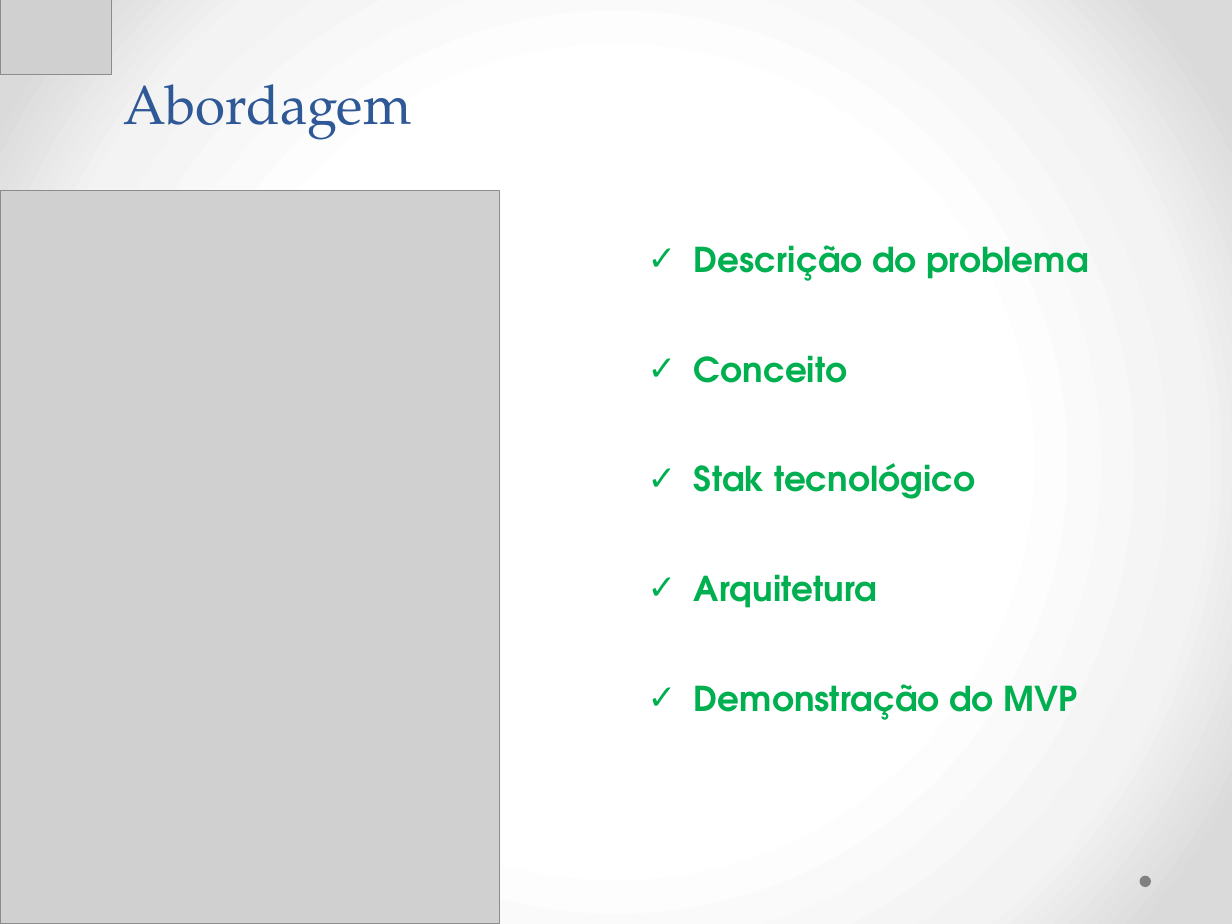
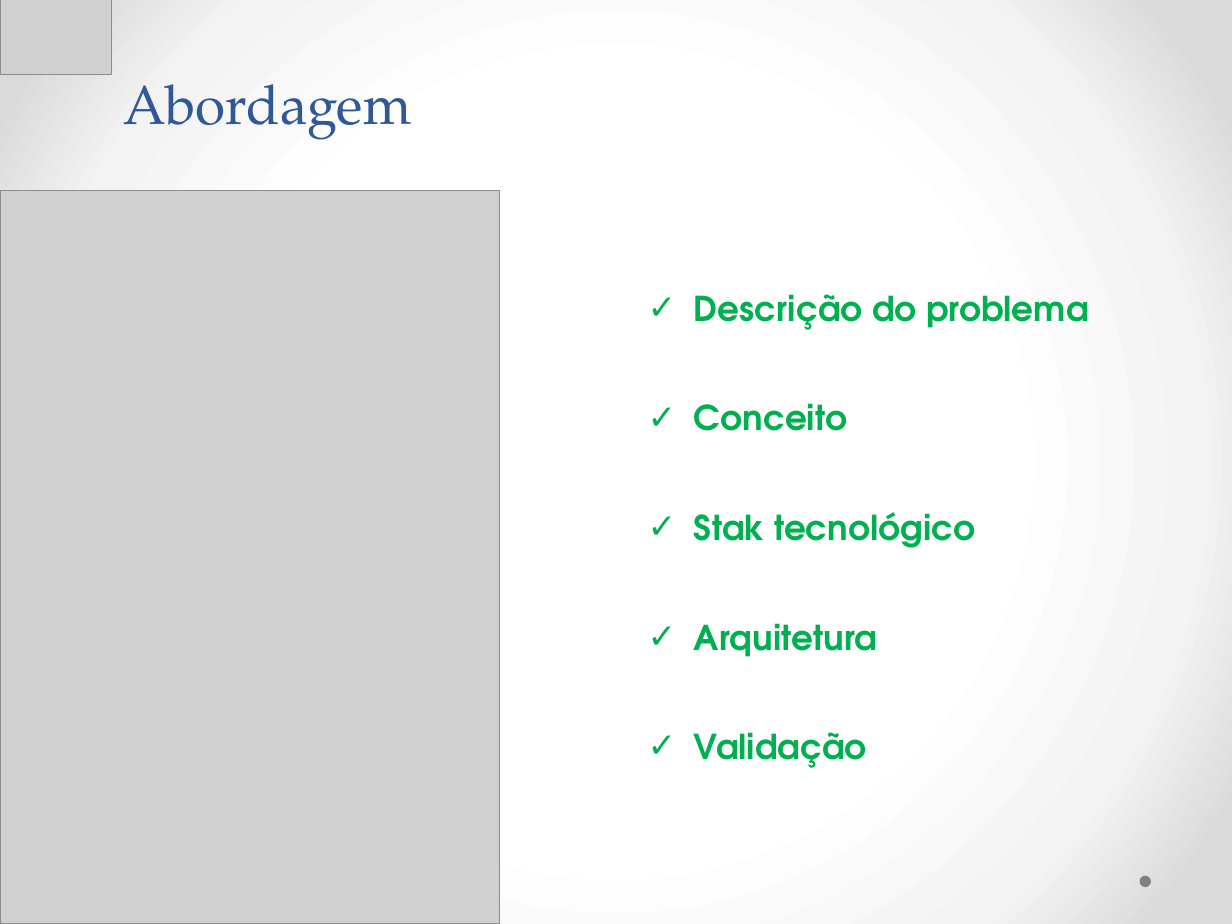
Before and after one commit to Neimarmg/TCC, a slide deck: slide 2 of Documentação final do projeto/Ppt-Final.pptx. Drawn at 1232x924 pixels with LibreOffice and Linux fonts; fonts in the diff are those of the drawing; grey boxes stand for pictures. Boxes give left, top, right and bottom in pixels: in the first picture for what was removed or moved away, otherwise in the second. Text is boxed around its words. In the diff, an @@ line names an element or a change of style, - is before the commit and + after.

```diff
--- a/Documentação final do projeto/Ppt-Final.pptx
+++ b/Documentação final do projeto/Ppt-Final.pptx
@@ text "Descrição do problema": place and size @@
-text "Descrição do problema" at [694,245,1088,720]
+text "Descrição do problema" at [694,294,1088,768]
@@ text at [694,732,867,768]: text changed @@
-✓ Demonstração do MVP
+✓ Validação
```
Also in this commit, not shown: 3 other slides changed, 1 slide added, 1 other file.
